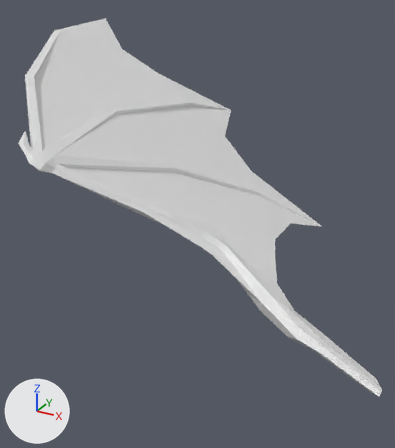
Renders of the OBJ model Models/dragon_2_right_wing.obj from each side of a commit.
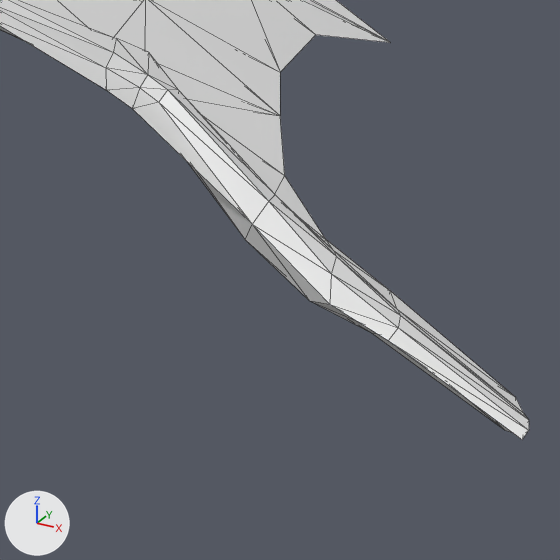
Each version is shown whole from a camera (50 mm lens) standing at (3.1, -31.6, 37.9) and looking at (-18.0, 6.7, 18.7), then close up on the part from 39% to 100% of the width and 47% to 100% of the height. Every picture has the same lights, and +X, +Y and +Z are marked at lower left. The close-ups show mesh edges as thin lines. Where no turn or scale is listed for an object, it has been applied to the vertices.

Objects in the first close-up: 'Cylinder.002_Cylinder.003'.
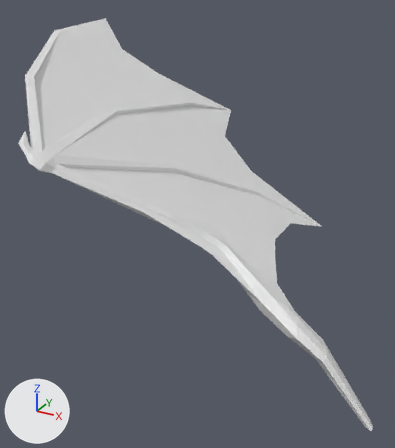
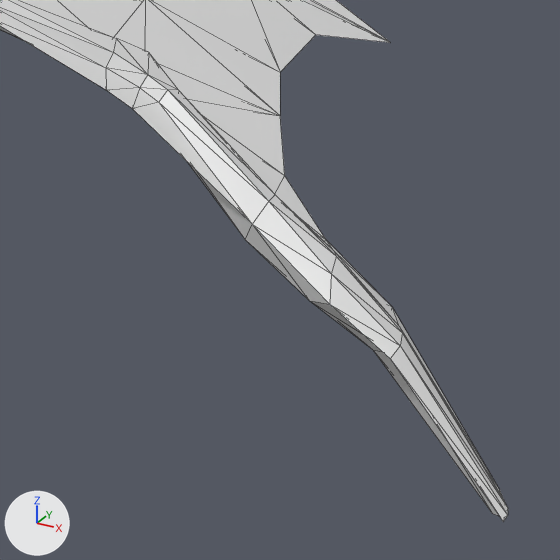
Commit message: fixed the dragon some more

The change, as a list of edits to the scene's bpy script:
```text
Change me_cylinder_002_cylinder_003:
    where me_cylinder_002_cylinder_003.from_pydata(...)  # 175 vertices, 346 faces; spans x -38.3..0.3, y -8.6..25.4, z 15.6..34.3
    used by ob_cylinder_002_cylinder_003; location = (0.0, 0.0, 0.0)
    before: 159 (-3.7, -2.7, 17.3) at pixel (397, 309), 160 (-3.4, -3.5, 17.8) at pixel (400, 315), 161 (-3.9, -2.6, 17.0), 163 (-3.5, -3.8, 17.3), 164 (-3.2, -4.2, 17.9) at pixel (398, 327)
    before: 165 (-3.4, -4.6, 17.7) at pixel (388, 340)
    me_cylinder_002_cylinder_003 part 1
    add for i in [159, 160, 161, 163, 164, 165]: me_cylinder_002_cylinder_003.vertices[i].co += Vector((0.1, 0.2, -0.7))
    me_cylinder_002_cylinder_003.vertices[162].co: (-4.2, -3.2, 16.7) -> (-4.1, -3.0, 16.1)  # pixel (371, 332) -> pixel (372, 349)
    me_cylinder_002_cylinder_003.vertices[166].co: (-4.2, -1.6, 17.1) -> (-4.1, -1.3, 16.4)  # pixel (390, 290) -> pixel (392, 306)
    me_cylinder_002_cylinder_003.vertices[167].co: (0.0, -3.6, 16.0) -> (-0.1, -3.4, 12.8)  # pixel (523, 413) -> pixel (504, 501)
    me_cylinder_002_cylinder_003.vertices[168].co: (0.2, -4.2, 16.4) -> (0.0, -3.8, 13.1)  # pixel (528, 419) -> pixel (507, 507)
    me_cylinder_002_cylinder_003.vertices[169].co: (-0.1, -3.6, 15.8) -> (-0.2, -3.3, 12.6)
    me_cylinder_002_cylinder_003.vertices[170].co: (-0.3, -4.0, 15.6) -> (-0.3, -3.6, 12.5)  # pixel (504, 430) -> pixel (492, 513)
    me_cylinder_002_cylinder_003.vertices[171].co: (0.2, -4.4, 16.0) -> (0.0, -3.9, 12.8)
    me_cylinder_002_cylinder_003.vertices[172].co: (0.3, -4.7, 16.4) -> (0.1, -4.1, 13.1)  # pixel (528, 430) -> pixel (507, 515)
    me_cylinder_002_cylinder_003.vertices[173].co: (0.2, -4.9, 16.3) -> (0.0, -4.3, 13.0)  # pixel (522, 439) -> pixel (503, 521)
    me_cylinder_002_cylinder_003.vertices[174].co: (-0.3, -2.9, 15.9) -> (-0.3, -2.8, 12.7)  # pixel (515, 397) -> pixel (499, 489)
```

Where the change shows, as pixel boxes [x1, y1, x2, y2] in the close-ups (560 x 560 px; the box of a moved part takes in the faces that stretch with it):
'Cylinder.002_Cylinder.003', reshaped: before [0, 0, 529, 440]; after [0, 0, 508, 522]
part 1 of me_cylinder_002_cylinder_003, moved or reshaped: before [311, 241, 529, 440]; after [311, 241, 508, 522]
